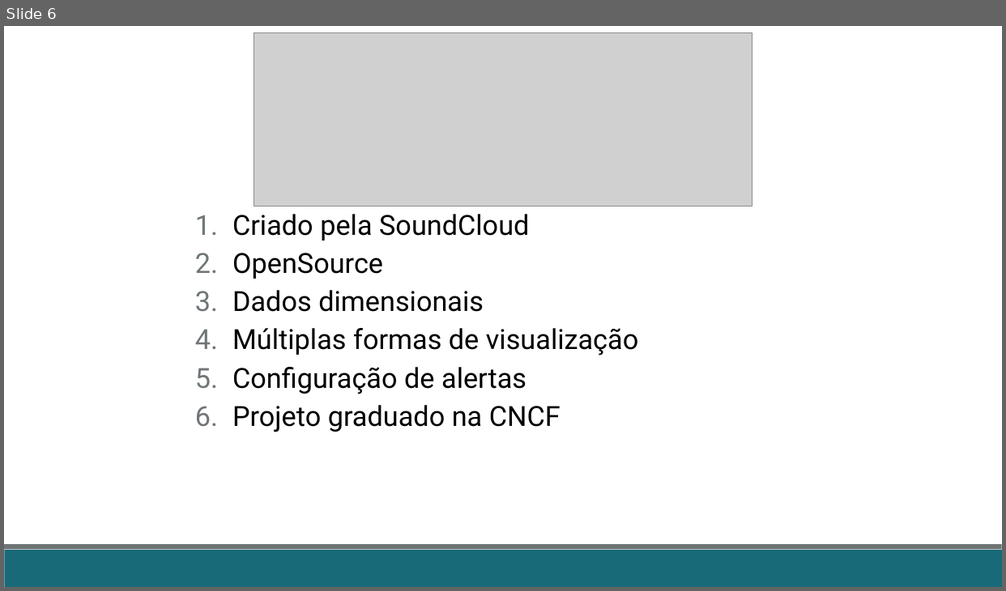
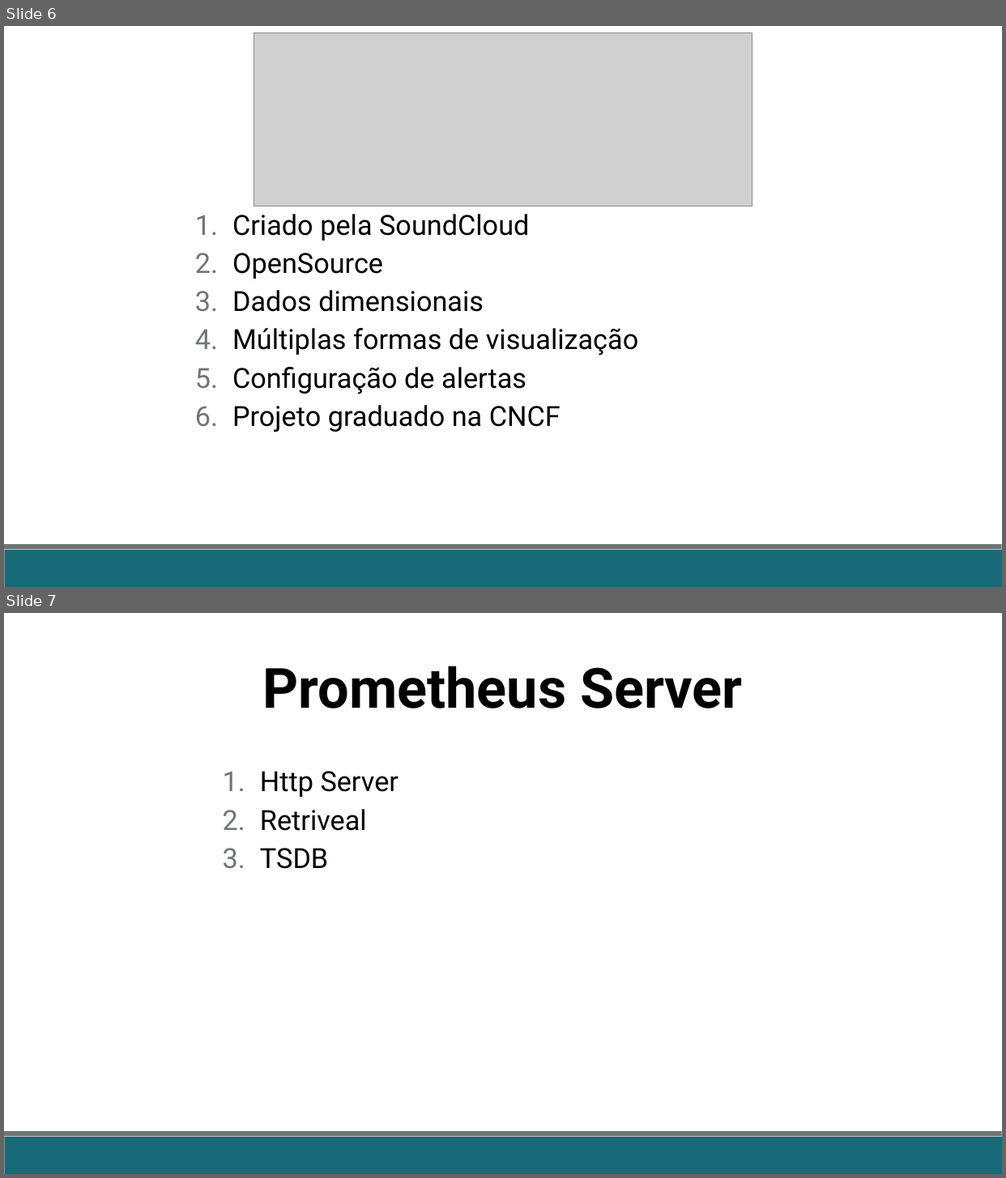
Before and after one commit to fabricioveronez/ApresentacaoPrometheus, a slide deck: docs/Prometheus.pptx. Shown one above the other, each under a label of ours: slide 6 before the commit, slides 6 and 7 after it. The pictures are 1006x591 and 1006x1178 pixels, drawn with LibreOffice and Linux fonts; fonts in the diff are those of the drawing; grey boxes stand for pictures. Boxes give left, top, right and bottom in pixels: in the first picture for what was removed or moved away, otherwise in the second. Text is boxed around its words. In the diff, an @@ line names an element or a change of style, - is before the commit and + after.

```diff
--- a/docs/Prometheus.pptx
+++ b/docs/Prometheus.pptx
@@ slide 7 added at [4, 613, 1002, 1174], background #FFFFFF; not listed: 2 template elements that a slide beside it also shows @@
@@ text added at [263, 666, 743, 709], 40 pt, text #000000, bold @@
+Prometheus Server
@@ text added at [260, 771, 399, 869], 20 pt, text #000000 @@
+1. Http Server
+2. Retriveal
+3. TSDB
```
Also in this commit, not shown: 1 slide changed, 5 other slides added, 2 slides removed, 1 other file.
